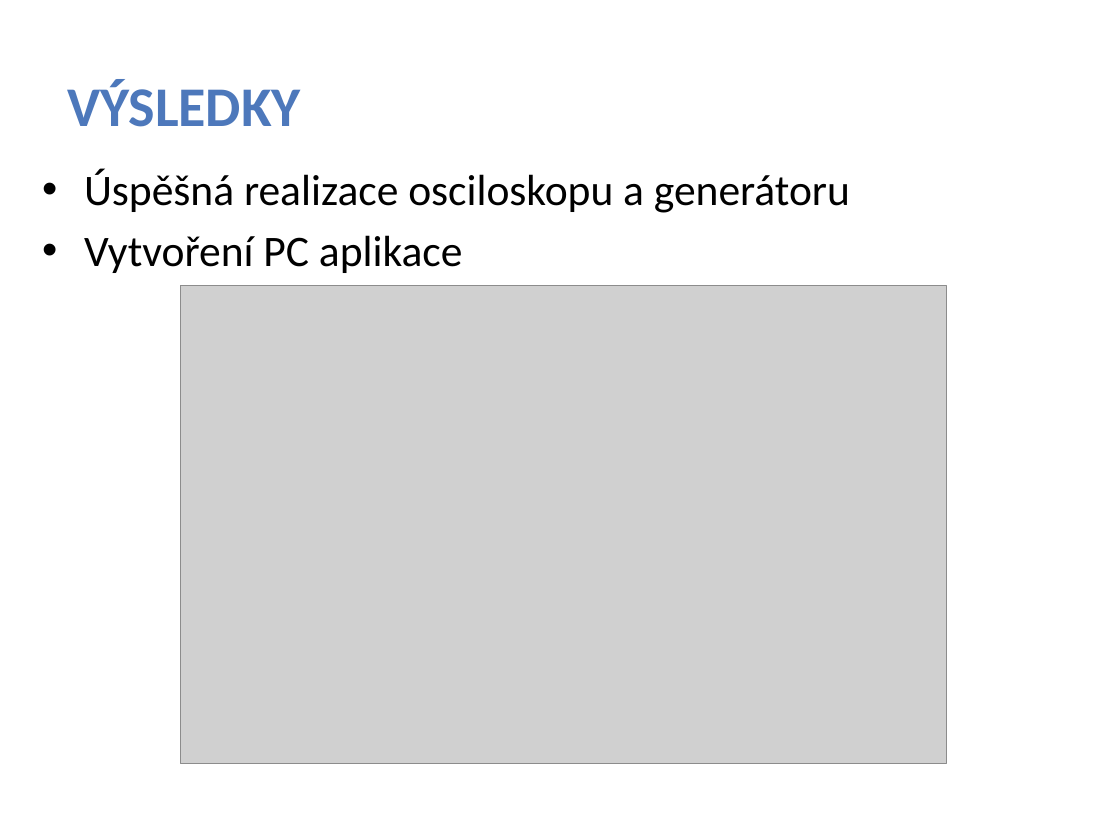
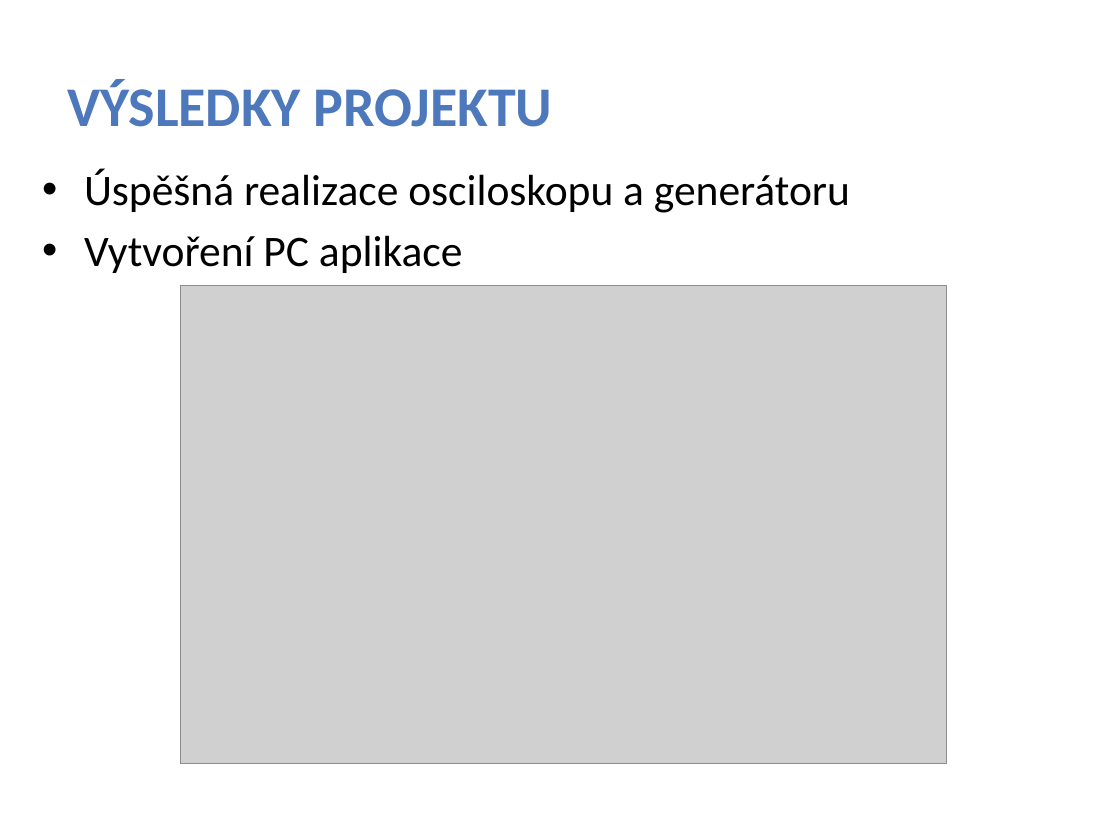
Before and after one commit to azermert/pto38team, a slide deck: slide 8 of prezentace/prezentace.pptx. Drawn at 1120x840 pixels with LibreOffice and Linux fonts; fonts in the diff are those of the drawing; grey boxes stand for pictures; background and template pictures are left out. Boxes give left, top, right and bottom in pixels: in the first picture for what was removed or moved away, otherwise in the second. Text is boxed around its words. In the diff, an @@ line names an element or a change of style, - is before the commit and + after.

```diff
--- a/prezentace/prezentace.pptx
+++ b/prezentace/prezentace.pptx
@@ title at bbox=[67, 79, 553, 127]: text changed @@
-VÝSLEDKY
+VÝSLEDKY PROJEKTU
```
Also in this commit, not shown: 1 other slide changed, 1 other file.
